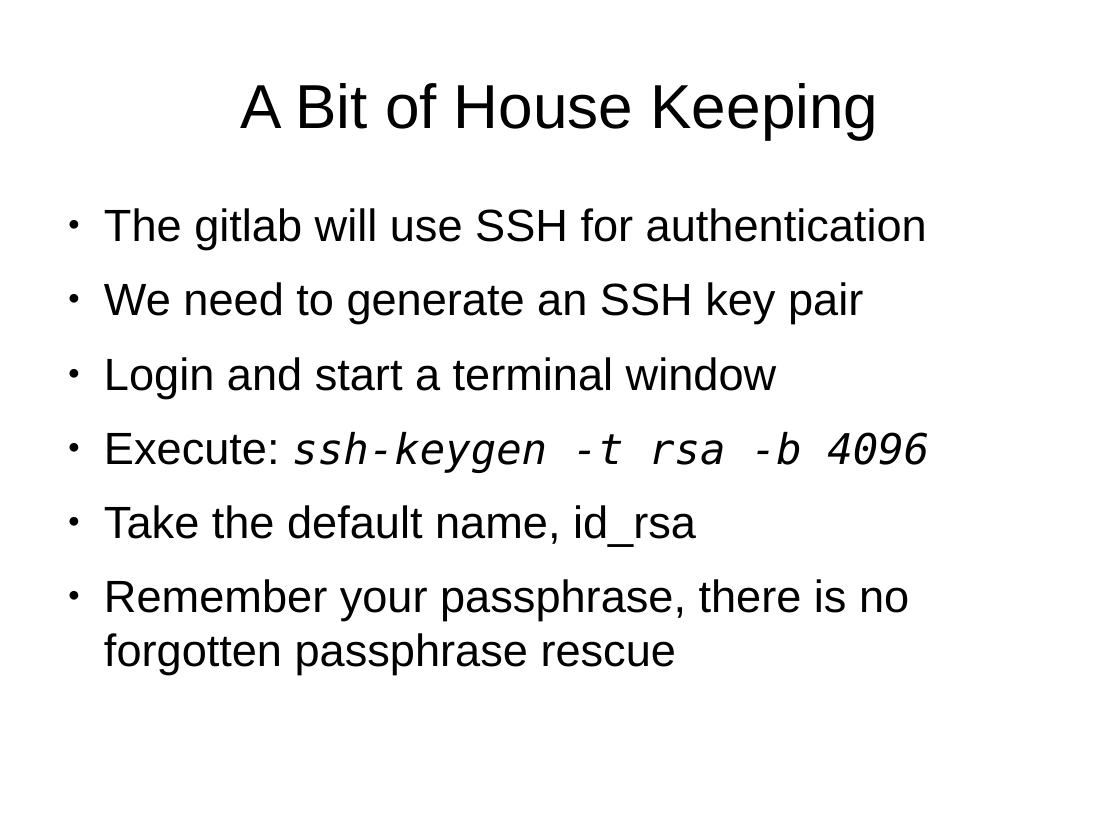
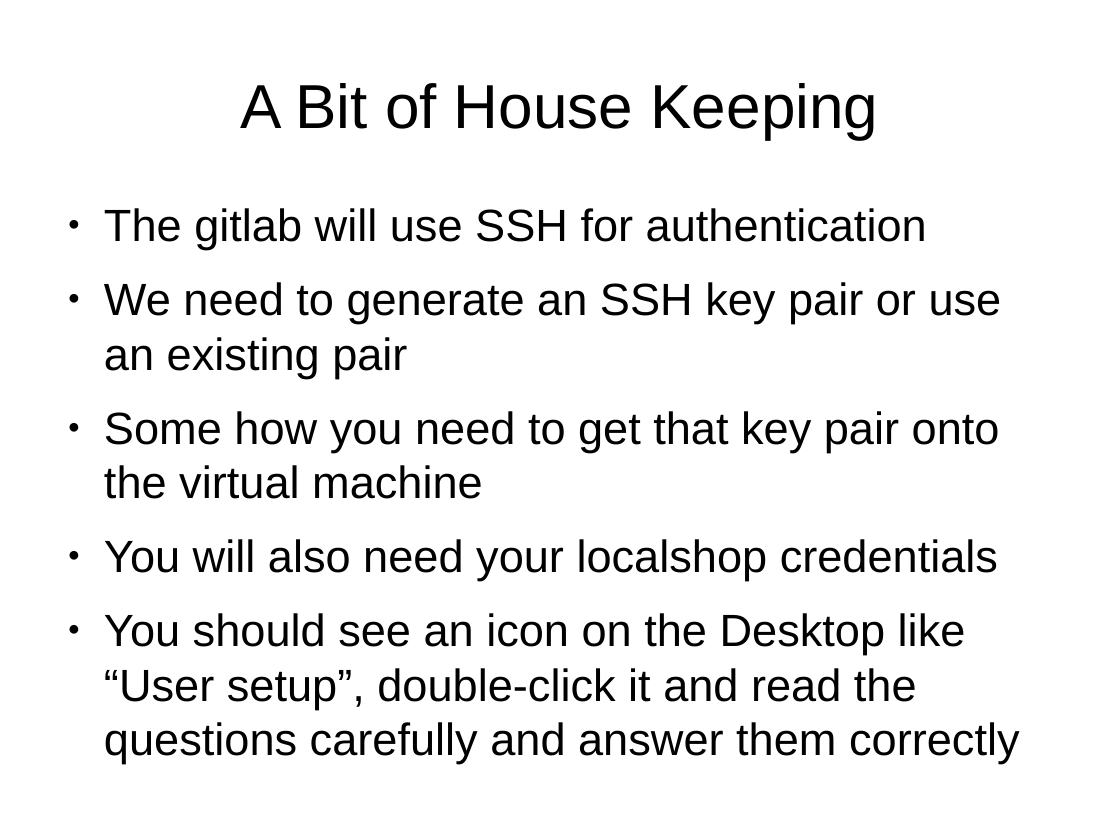
Before and after one commit to cmrsol/demo, a slide deck: slide 6 of appliance-how-to/Appliance_How-To.odp. Drawn at 1120x840 pixels with LibreOffice and Linux fonts; fonts in the diff are those of the drawing. Boxes give left, top, right and bottom in pixels: in the first picture for what was removed or moved away, otherwise in the second. Text is boxed around its words. In the diff, an @@ line names an element or a change of style, - is before the commit and + after.

```diff
--- a/appliance-how-to/Appliance_How-To.odp
+++ b/appliance-how-to/Appliance_How-To.odp
@@ text at <box>104,282,1020,763</box>: text changed @@
-● We need to generate an SSH key pair
-● Login and start a terminal window
-● Execute: ssh-keygen -t rsa -b 4096
-● Take the default name, id_rsa
-● Remember your passphrase, there is no forgotten passphrase rescue
+● We need to generate an SSH key pair or use an existing pair
+● Some how you need to get that key pair onto the virtual machine
+● You will also need your localshop credentials
+● You should see an icon on the Desktop like “User setup”, double-click it and read the questions carefully and answer them correctly
```
Also in this commit, not shown: 3 other slides changed, 4 other files.
